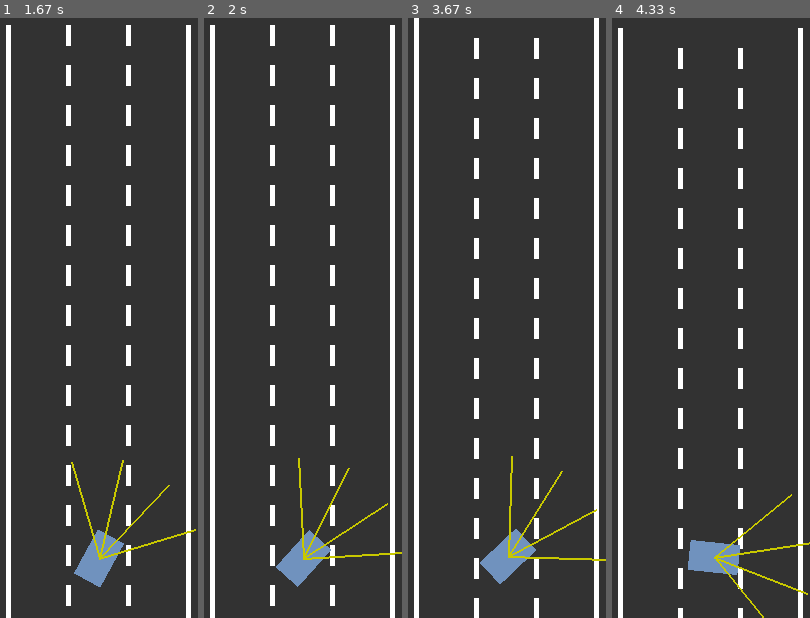
Above: before the commit, frames 1-4 (left to right).
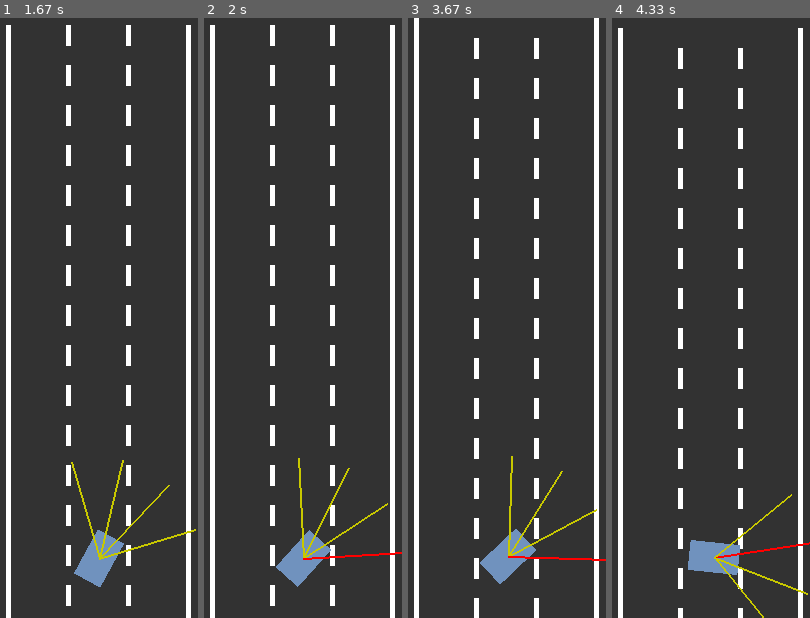
Above: after the commit, the same moments.

Repository: kc-raahi/self-driving-car-sim
Game: pygame game, started from car.py
Two runs of this game, one before a commit and one after it. Both use one fixed random seed, a clock stepped at 60 frames per second and the inputs below.
Inputs:
- Up to frame 1 (1.67 s): hold Right 0.33-0.8 s; hold Up 0.83-1.3 s; hold Right from 1.33 s (still down)
- Up to frame 2 (2 s): release Right at 1.8 s
- Up to frame 3 (3.67 s): hold Down 2.4-2.7 s; hold Left 2.73-3.13 s; hold Up 3.17-3.53 s; hold Right from 3.57 s (still down)
- Up to frame 4 (4.33 s): release Right at 4.2 s; hold Down from 4.23 s (still down)

Frame 1 is identical in both runs. In frame 2, 0.2% of the frame differs, in the area x 50-100%, y 89-91%; in frame 3, 0.2%; in frame 4, 0.2%.

Commit message:
20230712 - color-changing sensors

Diff:
--- a/car.py
+++ b/car.py
@@ -18,6 +18,20 @@
 
 def lerp(a, b, t):
     return a + (b - a) * t
+
+
+def get_intersection(ray, length, angle, traffic):
+    if ray[1][0] < 0 or ray[1][0] > SCREEN_WIDTH:
+        return True
+
+    for i in range(length):
+        for car in traffic:
+            x_check = car.x - CAR_SIZE_X / 2 <= ray[0][0] + i * math.sin(angle) <= car.x + CAR_SIZE_X / 2
+            y_check = car.y - CAR_SIZE_Y / 2 <= ray[0][1] + i * math.cos(angle) <= car.y + CAR_SIZE_Y / 2
+            if x_check and y_check:
+                return True
+
+    return False
 
 
 class Car:
@@ -117,6 +131,7 @@
         self.y = y
         self.h = h
 
+
 class Sensor:
 
     def __init__(self, car, num_rays=4, ray_len=100, ray_spread=math.pi/2):
@@ -130,11 +145,14 @@
         self.rays = []
         y = car.y - my_road.y
         for i in range(self.num_rays):
-            ray_angle = lerp(self.ray_spread / 2, -self.ray_spread / 2, i / (self.num_rays - 1)) + car.angle * DEG_TO_RAD
+            ray_angle = lerp(self.ray_spread / 2, -self.ray_spread / 2, i / (self.num_rays - 1)) + car.angle * \
+                        DEG_TO_RAD
             a = (car.x, y)
             b = (car.x - self.ray_len * math.sin(ray_angle), y - self.ray_len * math.cos(ray_angle))
-            self.rays.append([a, b])
-            pygame.draw.line(my_screen, SENSOR_COL, a, b, width=2)
+            self.rays.append((a, b))
+            col = SENSOR_COL if not get_intersection(self.rays[i], self.ray_len, ray_angle, my_road.traffic) \
+                else SENSOR_ACTIVE_COL
+            pygame.draw.line(my_screen, col, a, b, width=2)
 
 
 class Road:
@@ -146,6 +164,7 @@
         self.left = x - width / 2
         self.right = x + width / 2
         self.lines = []
+        self.traffic = []
 
     # print the road in relation to the car
     def move_viewport(self, car_y):
Binary file changed: traffic.png
